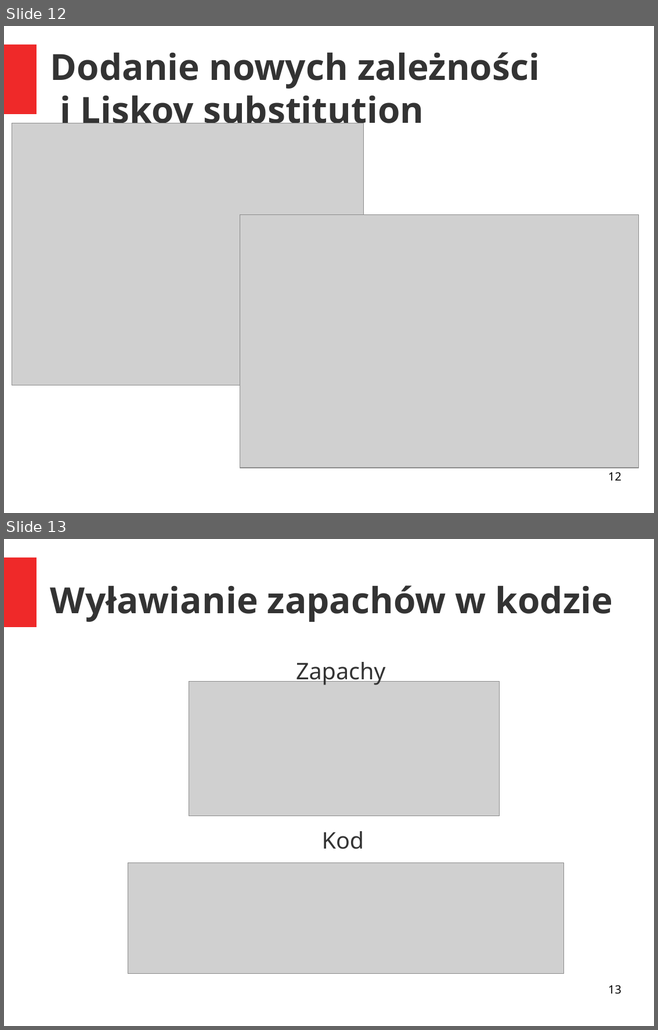
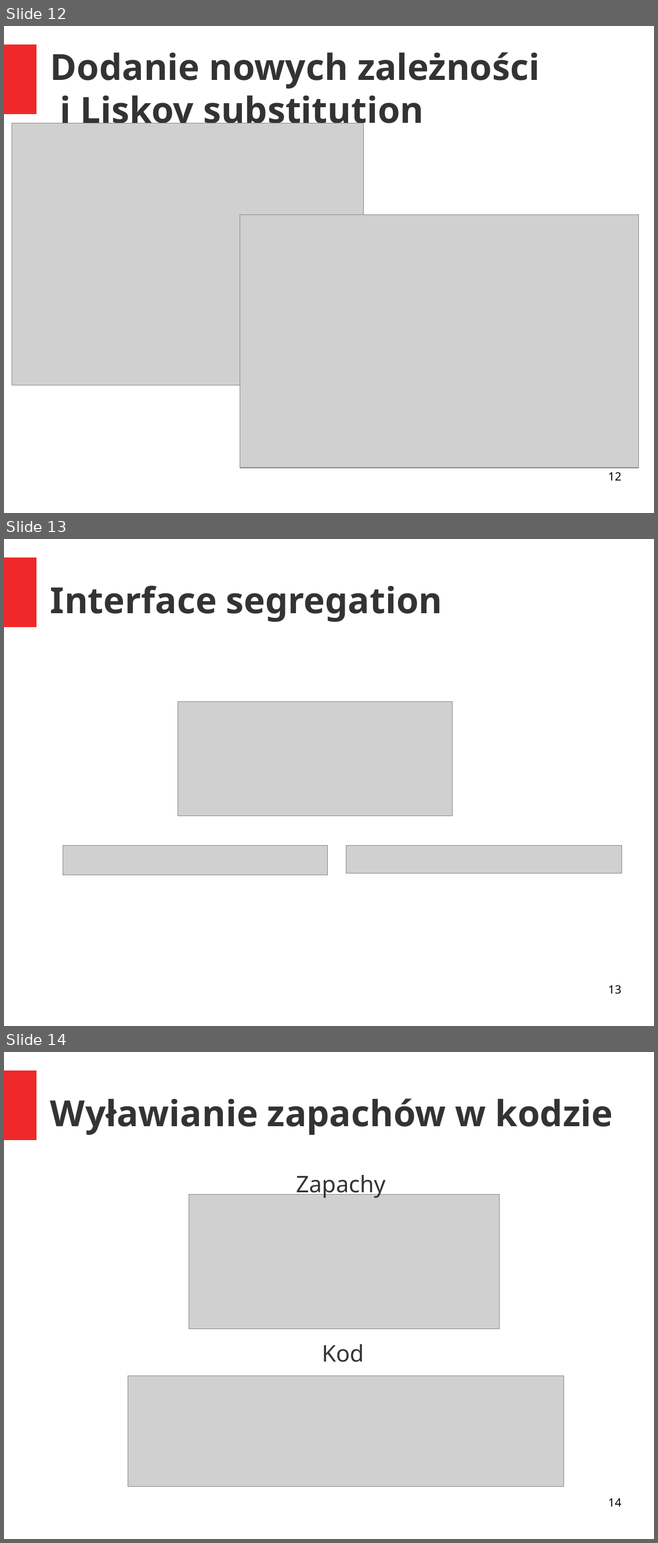
Before and after one commit to mmazepa/zjprog_egzamin, a slide deck: prezentacja/prezentacja.odp. Shown one above the other, each under a label of ours: slides 12 and 13 before the commit, slides 12, 13 and 14 after it. The pictures are 658x1030 and 658x1543 pixels, drawn with LibreOffice and Linux fonts; fonts in the diff are those of the drawing; grey boxes stand for pictures. Boxes give left, top, right and bottom in pixels: in the first picture for what was removed or moved away, otherwise in the second. Text is boxed around its words. In the diff, an @@ line names an element or a change of style, - is before the commit and + after.

Commit message:
Modyfikacja prezentacji

```diff
--- a/prezentacja/prezentacja.odp
+++ b/prezentacja/prezentacja.odp
@@ slide 13 added at <box>4,539,654,1026</box>, background #FFFFFF; not listed: 1 template element that a slide beside it also shows @@
@@ title added at <box>50,585,442,622</box>, 44 pt, text #333333, bold @@
+Interface segregation
@@ picture added at <box>177,702,452,816</box> @@
@@ picture added at <box>63,845,328,875</box> @@
@@ picture added at <box>346,845,622,874</box> @@
@@ page number added at <box>608,985,621,994</box>, 14 pt, text #000000 @@
+13
@@ what was slide 13 is now slide 14 @@
@@ page number at <box>608,1498,621,1507</box>: text changed @@
-13
+14
```
